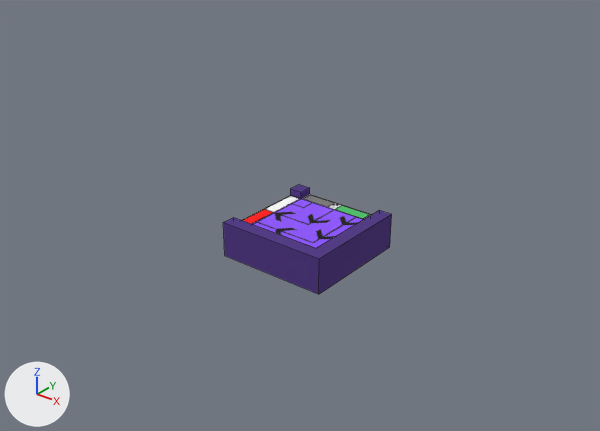
Renders of the Blender file 42run/assets/floor/Floor.blend from each side of a commit.
The view is the same before and after, from a 50 mm camera at (15.4, -19.7, 12.46) aimed at (0.19, -0.68, 0.67). Lighting does not change. The marker at lower left points along +X, +Y and +Z. Mesh edges are drawn as thin lines. The same objects are shown in both versions, whatever each file hides.

Objects in the first picture: 'Right'.
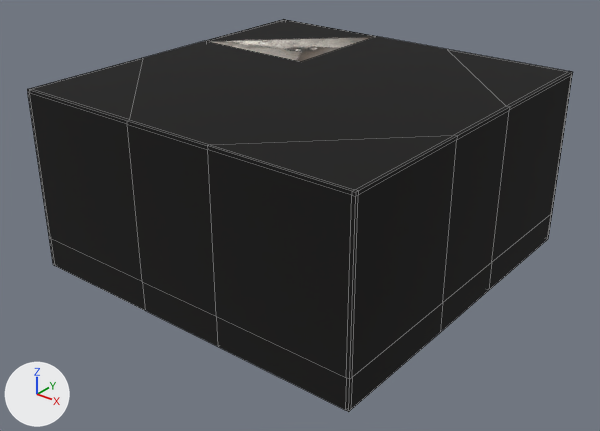
Pixel boxes [x1, y1, x2, y2] of what changed, in the pictures (600 x 431 px):
'Right', reshaped, rescaled (222% wider, 258% taller): before [223, 185, 392, 294]; after [27, 19, 573, 412]
part 1 of me_cube_012, built on: before [223, 185, 392, 294]; after [27, 19, 573, 412]
part 2 of me_cube_012, recoloured (purple): before [253, 199, 363, 248]

The edits, one by one:
Picture 'front.png.009' (img_front_png_009) is new.
Material 'Front.009' (mat_front_009) is new.
Its texture is img_front_png_009.
Its roughness is 1.0.
me_cube_012 is used by ob_right; location (0.0, 0.0, 0.0).
me_cube_012 had 24 vertices, 16 faces and spanned x -2.0..2.0, y -2.0..2.0, z -1.0..0.25.
me_cube_012 no longer uses material mat_left (picture img_right_png_001).
me_cube_012 now has 130 vertices, 127 faces and spans x -6.0..6.0, y -6.0..6.0, z -1.0..5.0.
Part 1, on me_cube_012:
20 vertices are removed from x -2.0..2.0, y -2.0..2.0, z -1.0..0.25.
15 faces are deleted.
44 vertices are added at x -6.0..5.9, y -6.0..6.0, z -1.0..5.0.
36 new vertices lie (0.1, 0.0, 0.0) away from vertices in x -6.0..5.9, y -6.0..6.0, z -1.0..5.0.
18 new vertices lie (-4.4, 0.0, 0.0) away from vertices in x -1.5..5.9, y -6.0..6.0, z -1.0..5.0.
14 new vertices lie (4.4, 0.0, 0.0) away from vertices in x -5.9, y -6.0..6.0, z -1.0..5.0.
8 new vertices lie (0.0, -0.1, 0.0) away from vertices in x -6.0..6.0, y 6.0, z 0.0..4.9.
6 new vertices lie (0.0, -4.4, 0.0) away from vertices in x -6.0..6.0, y -1.5..5.9, z 0.0..4.9.
126 new faces join them.
me_cube_012 part 2: 1 face spanning x -1.5..1.5, y -1.5..1.5, z 0.0 switches from mat_left (picture img_right_png_001) to mat_front_009 (picture img_front_png_009).
me_cube_012 now uses material mat_front_009 (picture img_front_png_009).
Object 'Right' (ob_right) is rescaled from (1.0, 1.0, 1.0) to (-1.0, 1.0, 1.0).
